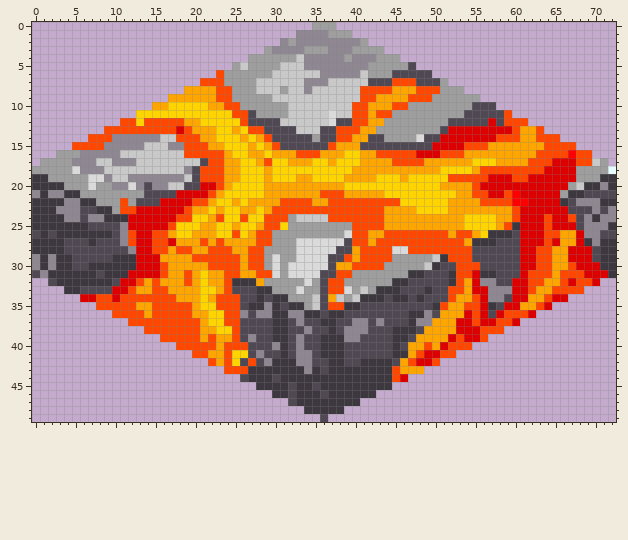
Two states of a sprite sheet, Assets/Resources/Textures/Terrain/magma0.png. The first picture shows the starting point.
The file is 73x50 pixels. Pixels under 10% opacity are left out. Colours within 5 levels of each other are drawn and written as one.
New version:
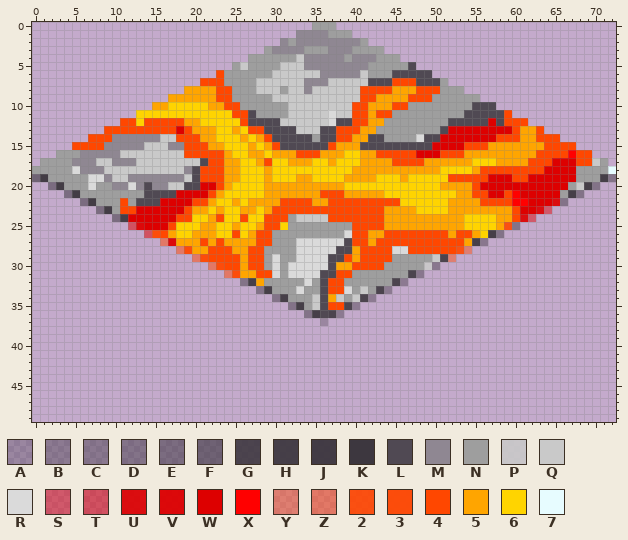
Palette (. is transparent): A #3d373f50  B #3d373f6a  C #3d373f70  D #3d373f7b  E #3d373f8a  F #3d373fa0  G #3d373fe3  H #3d373fee  J #3d373ff4  K #3d373f  L #504953  M #8f8792  N #9e9e9e  P #c9c9c9e7  Q #c9c9c9  R #dadada  S #dd000079  T #dd000086  U #dd0000eb  V #dd0000f2  W #dd0000  X #ff0000  Y #ff470072  Z #ff470080  2 #ff4700e9  3 #ff4700f1  4 #ff4700  5 #ffa500  6 #ffd400  7 #e7fcff
What changed:
Changed rows in their new state; - is an unchanged pixel.
first column x 0:
19 FJ---------------------------------------------------------------------HD
20 ..EJ-----------------------------------------------------------------HD..
21 ....EJ-------------------------------------------------------------HD....
22 ......EJ---------------------------------------------------------UD......
23 ........EJ-----------------------------------------------------US........
24 ..........EH-------------------------------------------------US..........
25 ............TV---------------------------------------------2D............
26 ..............T3-----------------------------------------HD..............
27 ................ZV-------------------------------------HC................
28 ..................Z3---------------------------------2Y..................
29 ....................Z3-----------------------------GY....................
30 ......................Z3-------------------------PC......................
31 ........................Z3---------------------GC........................
32 --........................DH-----------------GB........................--
33 ----........................DH-------------GB........................----
34 ------........................DH---------GB........................------
35 --------........................DH-----GB........................--------
36 ----------........................DH-GB........................----------
37 ------------........................A........................------------
38 --------------.............................................--------------
39 ----------------.........................................----------------
40 ------------------.....................................------------------
41 --------------------.................................--------------------
42 ----------------------.............................----------------------
43 ------------------------.........................------------------------
44 --------------------------.....................--------------------------
45 ----------------------------.................----------------------------
46 ------------------------------.............------------------------------
47 --------------------------------.........--------------------------------
48 ----------------------------------.....----------------------------------
49 ------------------------------------.------------------------------------
Pixel boxes of the changes (left, top, right, bottom) in both pictures:
changed: (32, 174, 616, 422)
